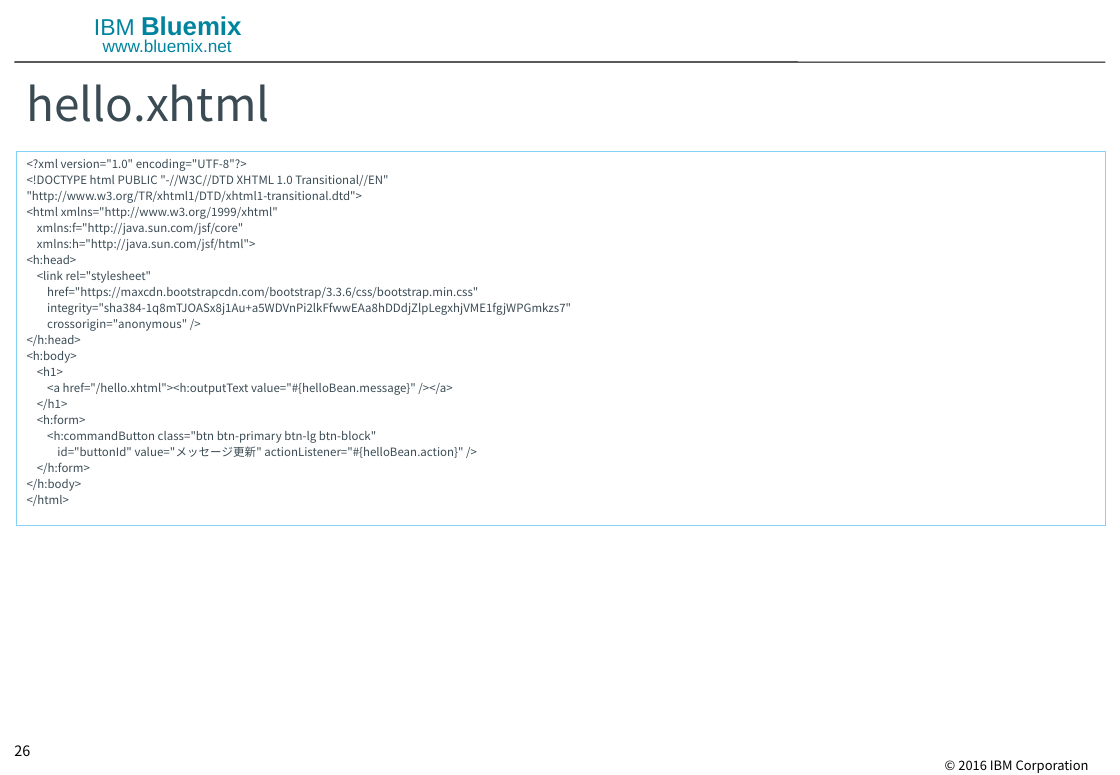
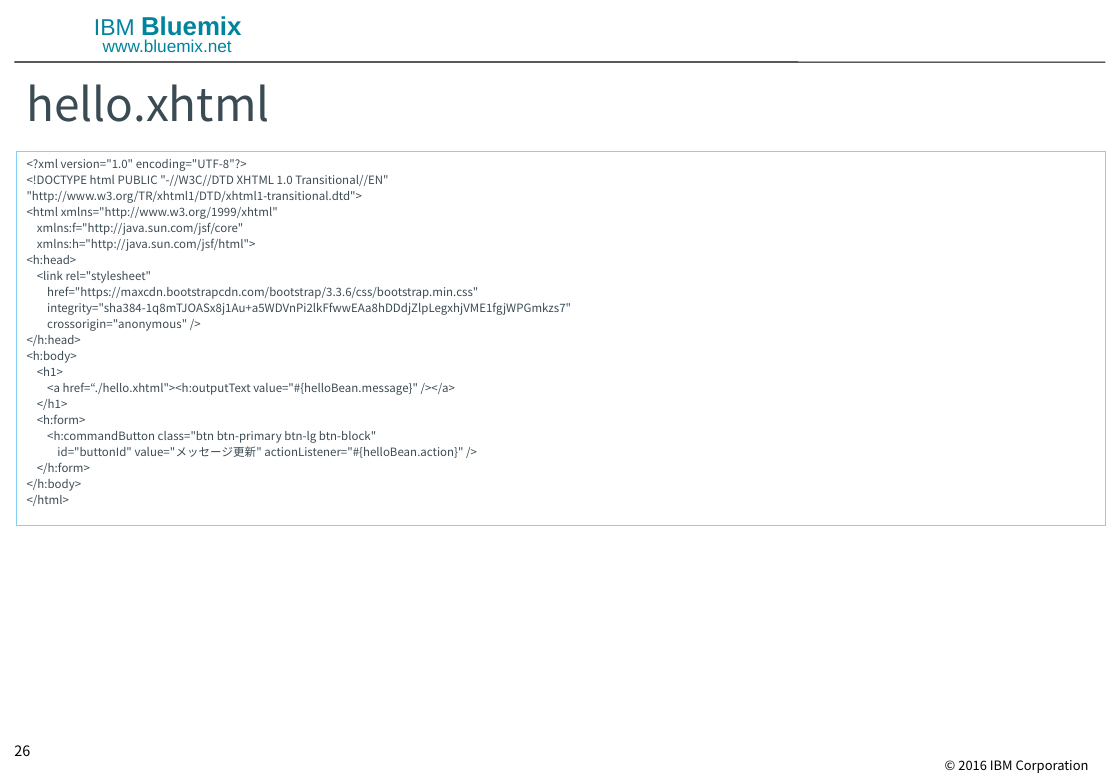
Before and after one commit to ippei0605/hello-java, a slide deck: slide 26 of doc/IBM Bluemix DevOps Services で Javaの Web アプリを開発する.pptx. Drawn at 1120x775 pixels with LibreOffice and Linux fonts; fonts in the diff are those of the drawing; background and template pictures are left out. Boxes give left, top, right and bottom in pixels: in the first picture for what was removed or moved away, otherwise in the second. Text is boxed around its words. In the diff, an @@ line names an element or a change of style, - is before the commit and + after.

```diff
--- a/doc/IBM Bluemix DevOps Services で Javaの Web アプリを開発する.pptx
+++ b/doc/IBM Bluemix DevOps Services で Javaの Web アプリを開発する.pptx
@@ text at (47, 382, 455, 395): text changed @@
-<a href="/hello.xhtml"><h:outputText value="#{helloBean.message}" /></a>
+<a href=“./hello.xhtml"><h:outputText value="#{helloBean.message}" /></a>
```
Also in this commit, not shown: 2 other slides changed.
